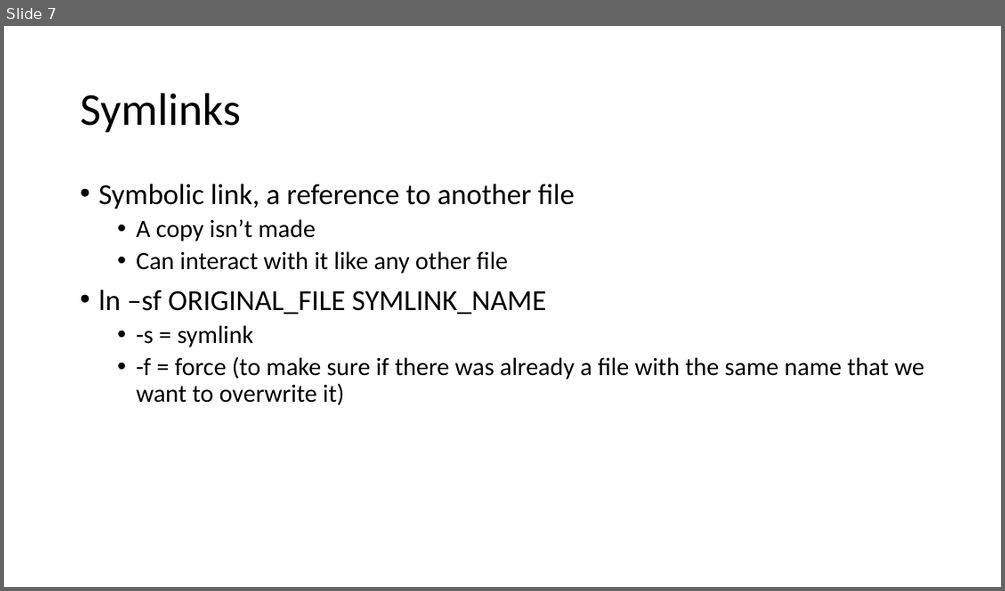
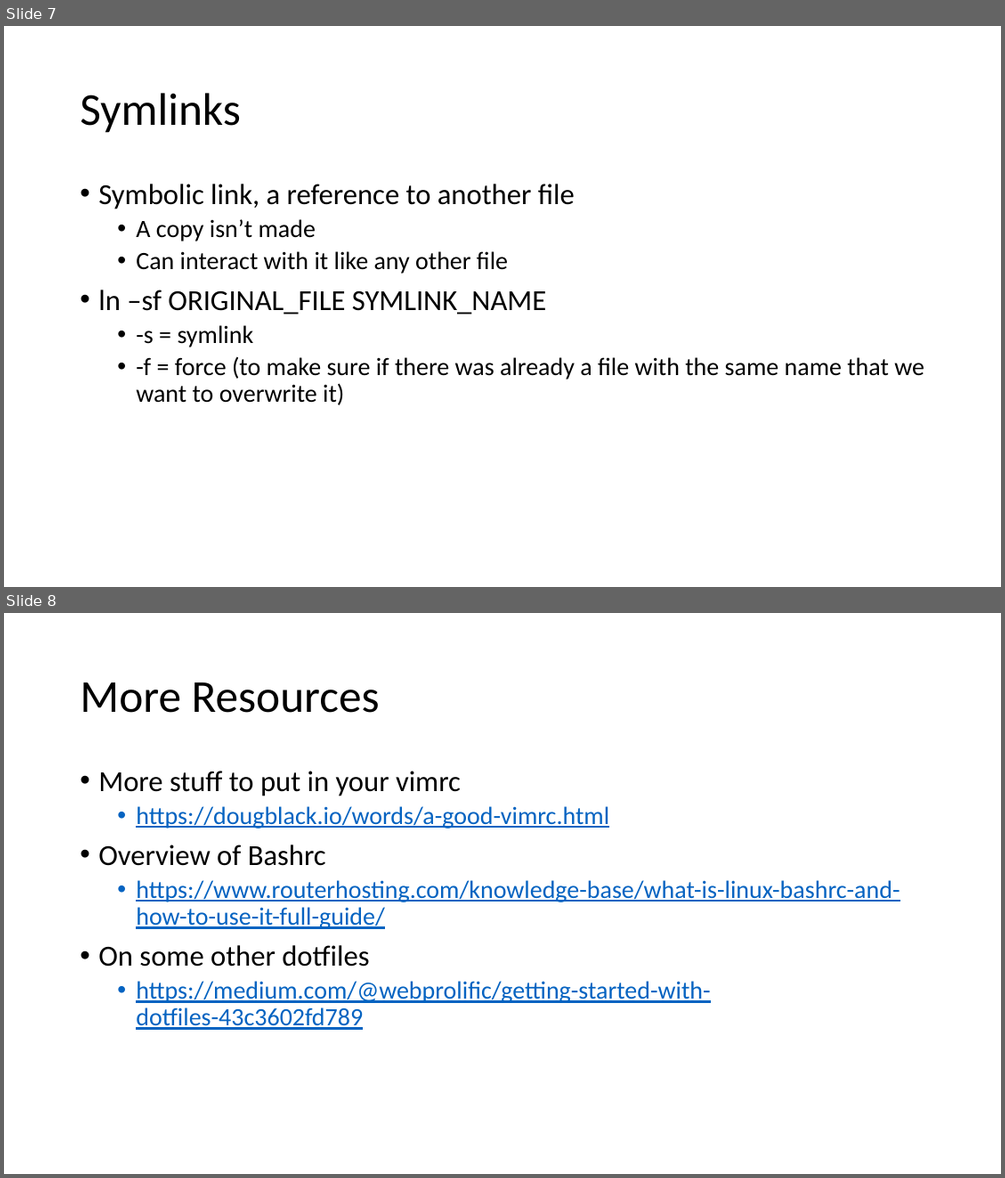
Before and after one commit to ValenYamamoto/IEEE-Linux_Dotfiles, a slide deck: workshop_pp.pptx. Shown one above the other, each under a label of ours: slide 7 before the commit, slides 7 and 8 after it. The pictures are 1005x591 and 1005x1178 pixels, drawn with LibreOffice and Linux fonts; fonts in the diff are those of the drawing. Boxes give left, top, right and bottom in pixels: in the first picture for what was removed or moved away, otherwise in the second. Text is boxed around its words. In the diff, an @@ line names an element or a change of style, - is before the commit and + after.

```diff
--- a/workshop_pp.pptx
+++ b/workshop_pp.pptx
@@ slide 8 added at [4,613,1001,1174], background #FFFFFF @@
@@ title added at [80,682,380,713], 44 pt, text #000000 @@
+More Resources
@@ text added at [98,771,899,1030], 24 pt, text #0563C1, underline @@
+• More stuff to put in your vimrc
+  • https://dougblack.io/words/a-good-vimrc.html
+• Overview of Bashrc
+  • https://www.routerhosting.com/knowledge-base/what-is-linux-bashrc-and-how-to-use-it-full-guide/
+• On some other dotfiles
+  • https://medium.com/@webprolific/getting-started-with-dotfiles-43c3602fd789
```
Also in this commit, not shown: 1 slide changed.
